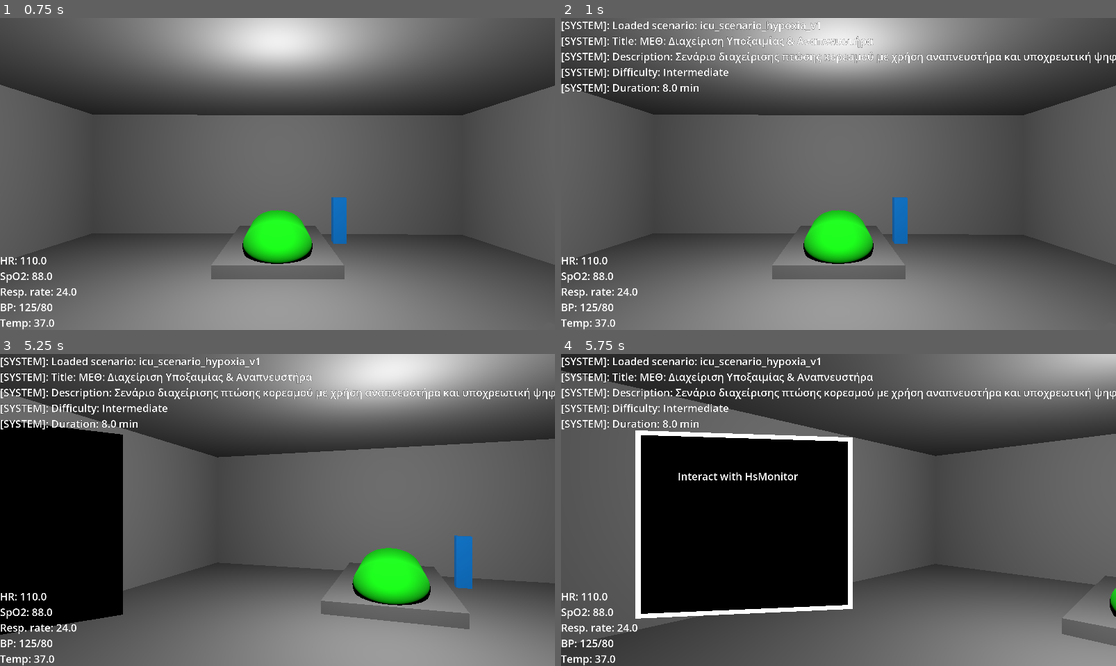
Above: before the commit, frames 1-4 (two rows, left to right).
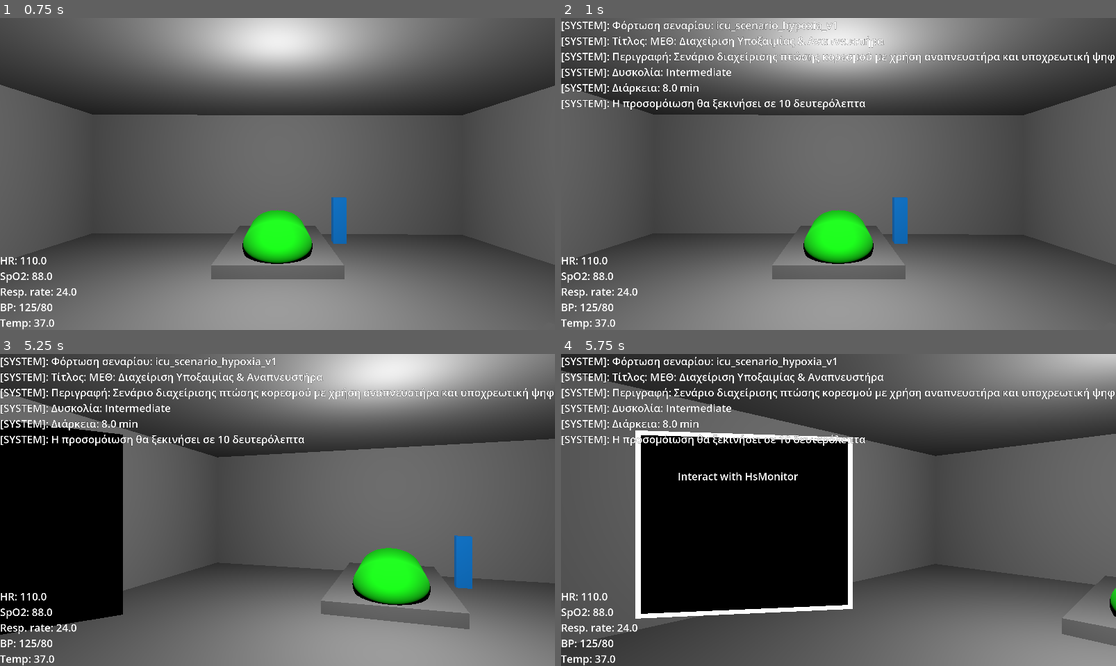
Above: after the commit, the same moments.

Repository: outget/Intensive-Care-Unit
Game: Godot game, scene res://scenes/main_menu.tscn
The game is run twice, just before and just after one commit, with the same random seed, the same clock (stepped at 60 frames per second) and the same inputs.
Inputs (mouse positions are in pixels of both pictures, inside the frame that each line leads up to):
- Up to frame 1 (0.75 s): click "Start Simulation" at 0.5 s
- Up to frame 2 (1 s): no input
- Up to frame 3 (5.25 s): tap Enter at 1.25, 2.75, 4.25 s; move the mouse to (321, 360) at 1.27 s; click (321, 360) at 1.42 s; tap Space at 2, 3.5, 5 s; move the mouse to (321, 375) at 2.02 s; click (321, 375) at 2.17 s; move the mouse to (321, 391) at 2.77 s; click (321, 391) at 2.92 s; move the mouse to (321, 407) at 3.52 s; click (321, 407) at 3.67 s; move the mouse to (321, 422) at 4.27 s; click (321, 422) at 4.42 s; move the mouse to (111, 463) at 5.02 s; click (111, 463) at 5.17 s
- Up to frame 4 (5.75 s): no input

Frame 1 is identical in both runs. In frame 2, 3.6% of the frame differs, in the area x 0-100%, y 0-30%; in frame 3, 3.6%; in frame 4, 3.5%.

Commit message:
decision and message node handling, no gate or ehr terminal yet

Diff:
--- a/scenes/hs_ehr.tscn
+++ b/scenes/hs_ehr.tscn
@@ -34,6 +34,7 @@
 script = ExtResource("1_1rwyd")
 mesh = NodePath("Screen")
 mesh_base = NodePath("Base")
+hotspot_id = "hs_ehr"
 
 [node name="Base" type="MeshInstance3D" parent="." unique_id=252517747]
 transform = Transform3D(0.4, 0, 0, 0, 0.4, 0, 0, 0, 0.4, 0, 0, 0)
--- a/scenes/hs_monitor.tscn
+++ b/scenes/hs_monitor.tscn
@@ -19,6 +19,7 @@
 
 [node name="HsMonitor" type="Node3D" unique_id=1123220260 node_paths=PackedStringArray("mesh")]
 script = ExtResource("1_1kxuu")
+hotspot_id = "hs_monitor"
 mesh = NodePath("MonitorArea/MonitorMesh")
 
 [node name="MonitorArea" type="Area3D" parent="." unique_id=1164502272]
--- a/scenes/hs_patient.tscn
+++ b/scenes/hs_patient.tscn
@@ -35,6 +35,7 @@
 
 [node name="HsPatient" type="Node3D" unique_id=506912968 node_paths=PackedStringArray("mesh")]
 script = ExtResource("1_0sox8")
+hotspot_id = "hs_patient"
 mesh = NodePath("PatientMesh")
 
 [node name="Area3D" type="Area3D" parent="." unique_id=1008970588]
@@ -51,6 +52,7 @@
 [node name="HsVentilator" type="Node3D" parent="." unique_id=966711962 node_paths=PackedStringArray("mesh")]
 transform = Transform3D(1, 0, 0, 0, -4.371139e-08, -1, 0, 1, -4.371139e-08, 0.5780363, 0.38921538, 0.16240653)
 script = ExtResource("2_27yik")
+hotspot_id = "hs_ventilator"
 mesh = NodePath("Base")
 
 [node name="Base" type="MeshInstance3D" parent="HsVentilator" unique_id=463138518]
--- a/scripts/hs_call.gd
+++ b/scripts/hs_call.gd
@@ -1,7 +1,8 @@
 extends Node3D
 
 @export var mesh: MeshInstance3D
-@export var tooltip: Label
+@export var hotspot_id: String
+
 var outline_material: ShaderMaterial
 
 # Called when the node enters the scene tree for the first time.
@@ -17,6 +18,7 @@
 
 func handle_hotspot_click() -> void:
 	print("Call button got clicked!")
+	SignalBus.hotspot_clicked.emit(hotspot_id)
 
 # Apply outline shader
 func _on_area_3d_mouse_entered() -> void:
--- a/scripts/hs_ehr.gd
+++ b/scripts/hs_ehr.gd
@@ -2,8 +2,8 @@
 
 @export var mesh: MeshInstance3D
 @export var mesh_base: MeshInstance3D
+@export var hotspot_id: String
 
-@export var tooltip: Label
 
 var outline_material: ShaderMaterial
 var base_outline_material: ShaderMaterial
--- a/scripts/hs_monitor.gd
+++ b/scripts/hs_monitor.gd
@@ -1,5 +1,6 @@
 extends Node3D
 
+@export var hotspot_id: String
 @export var mesh: MeshInstance3D
 var outline_material: ShaderMaterial
 
@@ -15,6 +16,8 @@
 
 func handle_hotspot_click() -> void:
 	print("Monitor got clicked!")
+	SignalBus.hotspot_clicked.emit(hotspot_id)
+
 
 func _on_monitor_area_mouse_entered() -> void:
 	set_outline_visibility(true)
--- a/scripts/hs_patient.gd
+++ b/scripts/hs_patient.gd
@@ -1,5 +1,6 @@
 extends Node3D
 
+@export var hotspot_id: String
 @export var mesh: MeshInstance3D
 var outline_material: ShaderMaterial
 
@@ -16,6 +17,8 @@
 
 func handle_hotspot_click() -> void:
 	print("Patient got clicked!")
+	SignalBus.hotspot_clicked.emit(hotspot_id)
+
 
 func _on_area_3d_mouse_entered() -> void:
 	set_outline_visibility(true)
--- a/scripts/hs_ventilator.gd
+++ b/scripts/hs_ventilator.gd
@@ -1,7 +1,7 @@
 extends Node3D
 
+@export var hotspot_id: String
 @export var mesh: MeshInstance3D
-@export var tooltip: Label
 
 var outline_material: ShaderMaterial
 
@@ -18,6 +18,8 @@
 
 func handle_hotspot_click() -> void:
 	print("Ventilator got clicked!")
+	SignalBus.hotspot_clicked.emit(hotspot_id)
+
 
 func _on_area_3d_mouse_entered() -> void:
 	set_outline_visibility(true)
--- a/scripts/icu.gd
+++ b/scripts/icu.gd
@@ -8,6 +8,65 @@
 var current_score: int
 var vitals: Dictionary
 var flags: Dictionary
+
+func goto_node(node_id: String) -> void:
+	current_node_id = node_id
+	var active_node: Dictionary = {}
+
+	for node in scenario_data["nodes"]:
+		if node["id"] == node_id:
+			active_node = node
+			break
+
+	if active_node.is_empty():
+		print("Critical: No starting node in json")
+		return
+
+	msgs.add_msg(active_node["text"], Message.MsgType.STEP)
+
+	if active_node["type"] == "message":
+		if "next_node_id" in active_node:
+			goto_node(active_node["next_node_id"])
+
+	elif active_node["type"] == "decision":
+		if "time_limit_seconds" in active_node:
+			handle_node_timeout(active_node)
+
+func _on_hotspot_cliked(hotspot_id: String) -> void:
+	var active_node: Dictionary = {}
+
+	for node in scenario_data["nodes"]:
+		if node["id"] == current_node_id:
+			active_node = node
+			break
+
+	if active_node.is_empty() or active_node["type"] != "decision":
+		return
+
+	for option in active_node["options"]:
+		if option["target_hotspot"] == hotspot_id:
+			var effects = option["effects"]
+
+			if "score_delta" in effects:
+				current_score += effects["score_delta"]
+
+			if "vitals_update" in effects:
+				for key in effects["vitals_update"]:
+					if key in vitals:
+						vitals[key] = effects["vitals_update"][key]
+				print_monitor()
+
+			if "toast" in effects:
+				msgs.add_msg(effects["toast"], Message.MsgType.TOAST)
+
+			goto_node(option["next_node_id"])
+			return
+
+	msgs.add_msg("Άκυρη ενέργεια! Αυτό το αντικείμενο δεν βοηθάει αυτή τη στιγμή.", Message.MsgType.WARNING)
+
+
+func handle_node_timeout(active_node: Dictionary):
+	pass
 
 func load_from_json():
 	var file = FileAccess.open("res://json/scenario.json", FileAccess.READ)
@@ -33,18 +92,24 @@
 
 func print_scenario_info() -> void:
 	await get_tree().create_timer(0.2).timeout
-	msgs.add_msg("Loaded scenario: " + scenario_data["scenario_meta"]["id"], Message.MsgType.SYSTEM)
-	msgs.add_msg("Title: " + scenario_data["scenario_meta"]["title"], Message.MsgType.SYSTEM)
-	msgs.add_msg("Description: " + scenario_data["scenario_meta"]["description"], Message.MsgType.SYSTEM)
-	msgs.add_msg("Difficulty: " + scenario_data["scenario_meta"]["difficulty"], Message.MsgType.SYSTEM)
-	msgs.add_msg("Duration: " + str(scenario_data["scenario_meta"]["estimated_duration_minutes"]) + " min", Message.MsgType.SYSTEM)
+	msgs.add_msg("Φόρτωση σεναρίου: " + scenario_data["scenario_meta"]["id"], Message.MsgType.SYSTEM)
+	msgs.add_msg("Τίτλος: " + scenario_data["scenario_meta"]["title"], Message.MsgType.SYSTEM)
+	msgs.add_msg("Περιγραφή: " + scenario_data["scenario_meta"]["description"], Message.MsgType.SYSTEM)
+	msgs.add_msg("Δυσκολία: " + scenario_data["scenario_meta"]["difficulty"], Message.MsgType.SYSTEM)
+	msgs.add_msg("Διάρκεια: " + str(scenario_data["scenario_meta"]["estimated_duration_minutes"]) + " min", Message.MsgType.SYSTEM)
+	msgs.add_msg("Η προσομόιωση θα ξεκινήσει σε 10 δευτερόλεπτα", Message.MsgType.SYSTEM)
 
 # Called when the node enters the scene tree for the first time.
 func _ready() -> void:
+	if SignalBus.has_signal("hotspot_clicked"):
+		SignalBus.hotspot_clicked.connect(_on_hotspot_cliked)
+
 	load_from_json()
 	print_scenario_info()
 	print_monitor()
+	await get_tree().create_timer(10).timeout
+	goto_node("n1_start")
 
 # Called every frame. 'delta' is the elapsed time since the previous frame.
-func _process(delta: float) -> void:
+func _process(_delta: float) -> void:
 	pass
--- a/scripts/signal_bus.gd
+++ b/scripts/signal_bus.gd
@@ -1,3 +1,5 @@
 extends Node
 
 signal mouse_interactable(name: String, on: bool)
+
+signal hotspot_clicked(hotspot_id: String)
